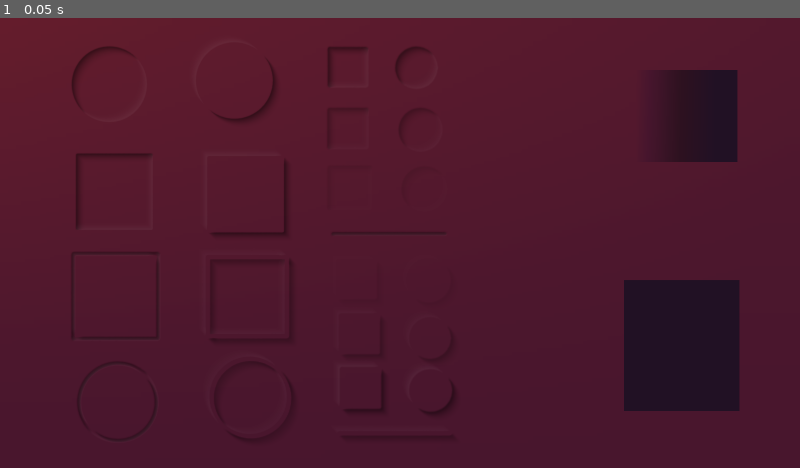
Above: before the commit, frame 1.
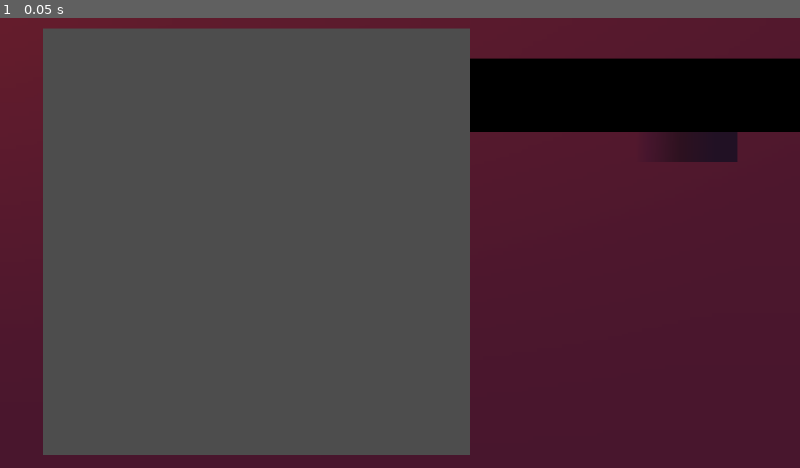
Above: after the commit, the same moment.

Repository: Aurif/az_zy-idle
Game: Godot game, scene res://scenes/main.tscn
The game is run twice, just before and just after one commit, with the same random seed, the same clock (stepped at 60 frames per second) and the same inputs.
Inputs:
- Up to frame 1 (0.05 s): no input

The runs differ from the first frame. In frame 1, 61% of the frame differs, in the area x 5-100%, y 2-98%.

Commit message:
[WIP] 1st attempt at multi-camera shader

Diff:
--- a/Game Source/scenes/main.tscn
+++ b/Game Source/scenes/main.tscn
@@ -1,7 +1,8 @@
-[gd_scene load_steps=19 format=3 uid="uid://d1ohnll5k3vde"]
+[gd_scene load_steps=20 format=3 uid="uid://d1ohnll5k3vde"]
 
 [ext_resource type="Material" uid="uid://ty0e66eulwk2" path="res://shaders/palette/shader.tres" id="1_rta6o"]
 [ext_resource type="Texture2D" uid="uid://dxb6wr1r452am" path="res://art/white.png" id="2_4kcmi"]
+[ext_resource type="Script" path="res://scenes/neuro_shader.gd" id="3_awa5m"]
 [ext_resource type="Shader" path="res://shaders/neuro/neuro.gdshader" id="3_e6iul"]
 [ext_resource type="Texture2D" uid="uid://v527uwrhfaec" path="res://art/neuro_demo.png" id="3_rn0ow"]
 
@@ -21,17 +22,17 @@
 gradient = SubResource("Gradient_jfmur")
 fill_to = Vector2(1, 0.348624)
 
+[sub_resource type="Gradient" id="Gradient_nc0tx"]
+colors = PackedColorArray(1, 1, 1, 0, 1, 1, 1, 1)
+
+[sub_resource type="GradientTexture2D" id="GradientTexture2D_4qkdf"]
+gradient = SubResource("Gradient_nc0tx")
+
 [sub_resource type="Gradient" id="Gradient_glu42"]
 colors = PackedColorArray(0, 0, 0, 1, 0, 0, 0, 1)
 
 [sub_resource type="GradientTexture1D" id="GradientTexture1D_bncvm"]
 gradient = SubResource("Gradient_glu42")
-
-[sub_resource type="Gradient" id="Gradient_nc0tx"]
-colors = PackedColorArray(1, 1, 1, 0, 1, 1, 1, 1)
-
-[sub_resource type="GradientTexture2D" id="GradientTexture2D_4qkdf"]
-gradient = SubResource("Gradient_nc0tx")
 
 [sub_resource type="Gradient" id="Gradient_l1t4s"]
 offsets = PackedFloat32Array(0, 0.5)
@@ -50,7 +51,7 @@
 
 [sub_resource type="Gradient" id="Gradient_2ok5h"]
 offsets = PackedFloat32Array(0, 0.5)
-colors = PackedColorArray(1, 1, 1, 0.0627451, 1, 1, 1, 0)
+colors = PackedColorArray(1, 1, 1, 0.643137, 1, 1, 1, 0)
 
 [sub_resource type="GradientTexture1D" id="GradientTexture1D_2q1my"]
 gradient = SubResource("Gradient_2ok5h")
@@ -60,7 +61,7 @@
 shader_parameter/light_direction = Vector2(1, 1)
 shader_parameter/shadow_length = 0.001
 shader_parameter/shadow_decay = 0.65
-shader_parameter/shadow_steps = 32
+shader_parameter/shadow_steps = 2
 shader_parameter/light_color_gradient = SubResource("GradientTexture1D_2q1my")
 
 [node name="Root" type="Control"]
@@ -101,13 +102,9 @@
 texture = SubResource("GradientTexture2D_421af")
 metadata/_edit_lock_ = true
 
-[node name="Sprite2D1" type="Sprite2D" parent="."]
-position = Vector2(1636, 786)
-scale = Vector2(1.08203, 313.5)
-texture = SubResource("GradientTexture1D_bncvm")
-
 [node name="Sprite2D2" type="Sprite2D" parent="."]
 modulate = Color(0, 0, 0, 1)
+visibility_layer = 2
 position = Vector2(1647, 235)
 scale = Vector2(3.85156, 3.45313)
 texture = SubResource("GradientTexture2D_4qkdf")
@@ -123,6 +120,11 @@
 texture = ExtResource("2_4kcmi")
 metadata/_edit_lock_ = true
 
+[node name="Sprite2D1" type="Sprite2D" parent="."]
+position = Vector2(1407, 186)
+scale = Vector2(9.2959, 176.875)
+texture = SubResource("GradientTexture1D_bncvm")
+
 [node name="NeuroShader" type="Control" parent="."]
 layout_mode = 1
 anchors_preset = 15
@@ -130,6 +132,13 @@
 anchor_bottom = 1.0
 grow_horizontal = 2
 grow_vertical = 2
+script = ExtResource("3_awa5m")
+metadata/_edit_lock_ = true
+
+[node name="Viewport" type="SubViewport" parent="NeuroShader"]
+canvas_cull_mask = 4293918722
+
+[node name="Camera" type="Camera2D" parent="NeuroShader/Viewport"]
 
 [node name="Shadows" type="TextureRect" parent="NeuroShader"]
 material = SubResource("ShaderMaterial_h2x5p")
--- /dev/null
+++ b/Game Source/scenes/neuro_shader.gd
@@ -0,0 +1,20 @@
+extends Control
+
+@onready var viewport = $Viewport
+@onready var camera = viewport.get_node(^"Camera")
+@onready var view1 = $Shadows
+@onready var view2 = $Glare
+
+# Called when the node enters the scene tree for the first time.
+func _ready():
+	_on_size_changed()
+
+	get_viewport().size_changed.connect(_on_size_changed)
+
+	view1.material.set_shader_parameter("viewport", viewport.get_texture())
+	view2.material.set_shader_parameter("viewport", viewport.get_texture())
+
+
+func _on_size_changed():
+	var screen_size = get_viewport().get_visible_rect().size
+	$Viewport.size = screen_size
--- a/Game Source/shaders/neuro/neuro.gdshader
+++ b/Game Source/shaders/neuro/neuro.gdshader
@@ -2,6 +2,8 @@
 
 uniform sampler2D SCREEN_TEXTURE: hint_screen_texture, repeat_disable, filter_linear_mipmap;
 uniform sampler2D light_color_gradient: hint_default_black;
+
+uniform sampler2D viewport : source_color;
 
 uniform vec2 light_direction = vec2(-1.0, -1.0);
 uniform float shadow_length = 0.001;
@@ -15,21 +17,22 @@
 }
 
 void fragment() {
-    vec2 light_dir = normalize(light_direction);
-    float this_elevation = elevation(TEXTURE, UV);
+    // vec2 light_dir = normalize(light_direction);
+    // float this_elevation = elevation(viewport, UV);
 
-    float total_diff = 0.0;
-    float current_mult = 1.0;
-    float normalization_factor = 0.0;
-    for(int i=0; i < shadow_steps; i++) {
-        float elevation_diff = (this_elevation-elevation(TEXTURE, UV+light_dir*float(i)*shadow_length));
-        total_diff += elevation_diff * current_mult;
+    // float total_diff = 0.0;
+    // float current_mult = 1.0;
+    // float normalization_factor = 0.0;
+    // for(int i=0; i < shadow_steps; i++) {
+    //     float elevation_diff = (this_elevation-elevation(viewport, UV+light_dir*float(i)*shadow_length));
+    //     total_diff += elevation_diff * current_mult;
 
-        normalization_factor += current_mult;
-        current_mult -= 1.0/float(shadow_steps);
-    }
+    //     normalization_factor += current_mult;
+    //     current_mult -= 1.0/float(shadow_steps);
+    // }
 
-    float normalized_diff = total_diff / normalization_factor + 0.5;
-    // Output the final color
-    COLOR = texture(light_color_gradient, vec2(normalized_diff, 0.0));
+    // float normalized_diff = total_diff / normalization_factor + 0.5;
+    // // Output the final color
+    // COLOR = texture(light_color_gradient, vec2(normalized_diff, 0.0));
+    COLOR = texture(viewport, UV);
 }
